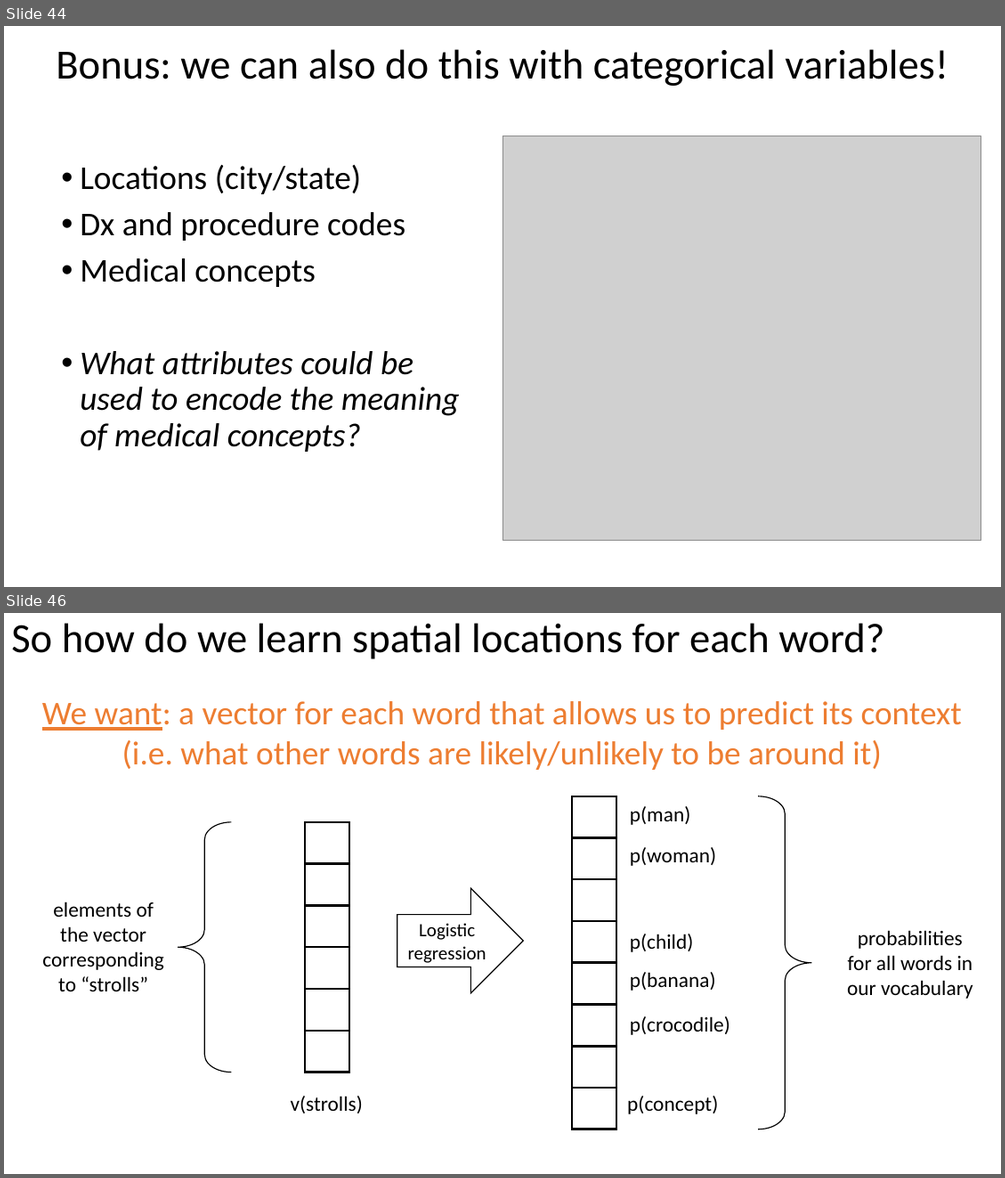
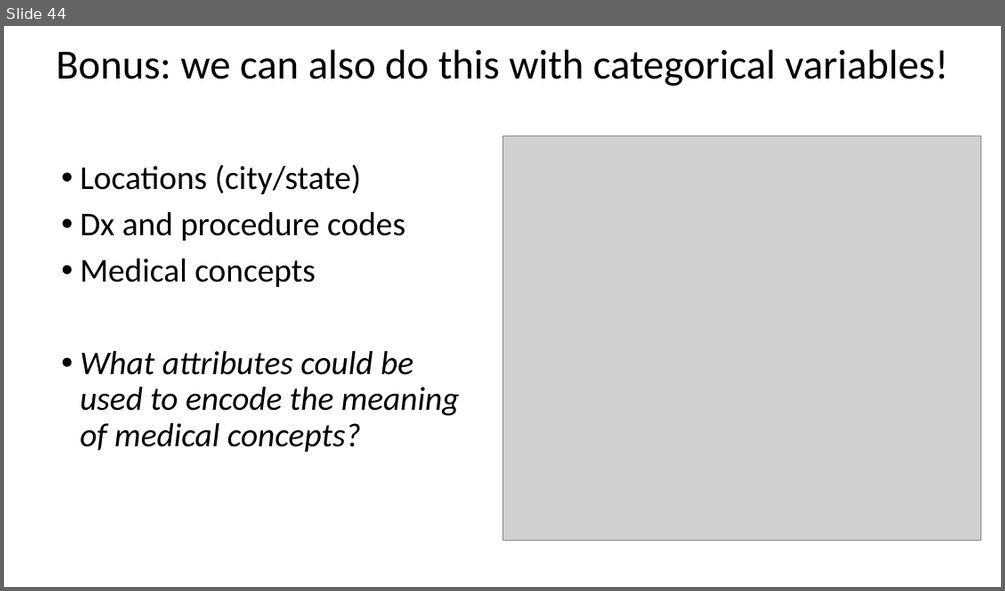
Before and after one commit to mengelhard/mmci_applied_ds, a slide deck: lectures/ll12.pptx. Shown one above the other, each under a label of ours: slides 44 and 46 before the commit, slide 44 after it; the slides between them are not shown. The pictures are 1005x1178 and 1005x591 pixels, drawn with LibreOffice and Linux fonts; fonts in the diff are those of the drawing; grey boxes stand for pictures. Boxes give left, top, right and bottom in pixels: in the first picture for what was removed or moved away, otherwise in the second. Text is boxed around its words. In the diff, an @@ line names an element or a change of style, - is before the commit and + after.

```diff
--- a/lectures/ll12.pptx
+++ b/lectures/ll12.pptx
@@ slide 46 removed at box(4, 613, 1001, 1174), background #FFFFFF @@
@@ title removed at box(11, 623, 884, 659) @@
-So how do we learn spatial locations for each word?
@@ text removed at box(42, 701, 962, 770) @@
-We want: a vector for each word that allows us to predict its context
-(i.e. what other words are likely/unlikely to be around it)
@@ table removed at box(573, 796, 616, 1046), 6 rows, 1 columns @@
-
-
-
-
-
-
@@ left brace removed at box(759, 796, 812, 1129) @@
@@ left brace removed at box(178, 822, 231, 1072) @@
@@ table removed at box(306, 822, 349, 1072), 6 rows, 1 columns @@
-
-
-
-
-
-
@@ text removed at box(630, 806, 691, 825) @@
-p(man)
@@ text removed at box(630, 847, 716, 866) @@
-p(woman)
@@ table removed at box(573, 879, 616, 1129), 6 rows, 1 columns @@
-
-
-
-
-
-
@@ text removed at box(42, 901, 163, 991) @@
-elements of the vector corresponding to “strolls”
@@ right arrow removed at box(397, 888, 523, 993) @@
-Logistic regression
@@ text removed at box(847, 930, 973, 998) @@
-probabilities for all words in our vocabulary
@@ text removed at box(630, 933, 694, 952) @@
-p(child)
@@ text removed at box(630, 972, 716, 990) @@
-p(banana)
@@ text removed at box(630, 1016, 730, 1035) @@
-p(crocodile)
@@ text removed at box(291, 1095, 363, 1113) @@
-v(strolls)
@@ text removed at box(627, 1095, 718, 1114) @@
-p(concept)
```
Also in this commit, not shown: 1 slide changed, 25 other slides removed, 4 other files.
